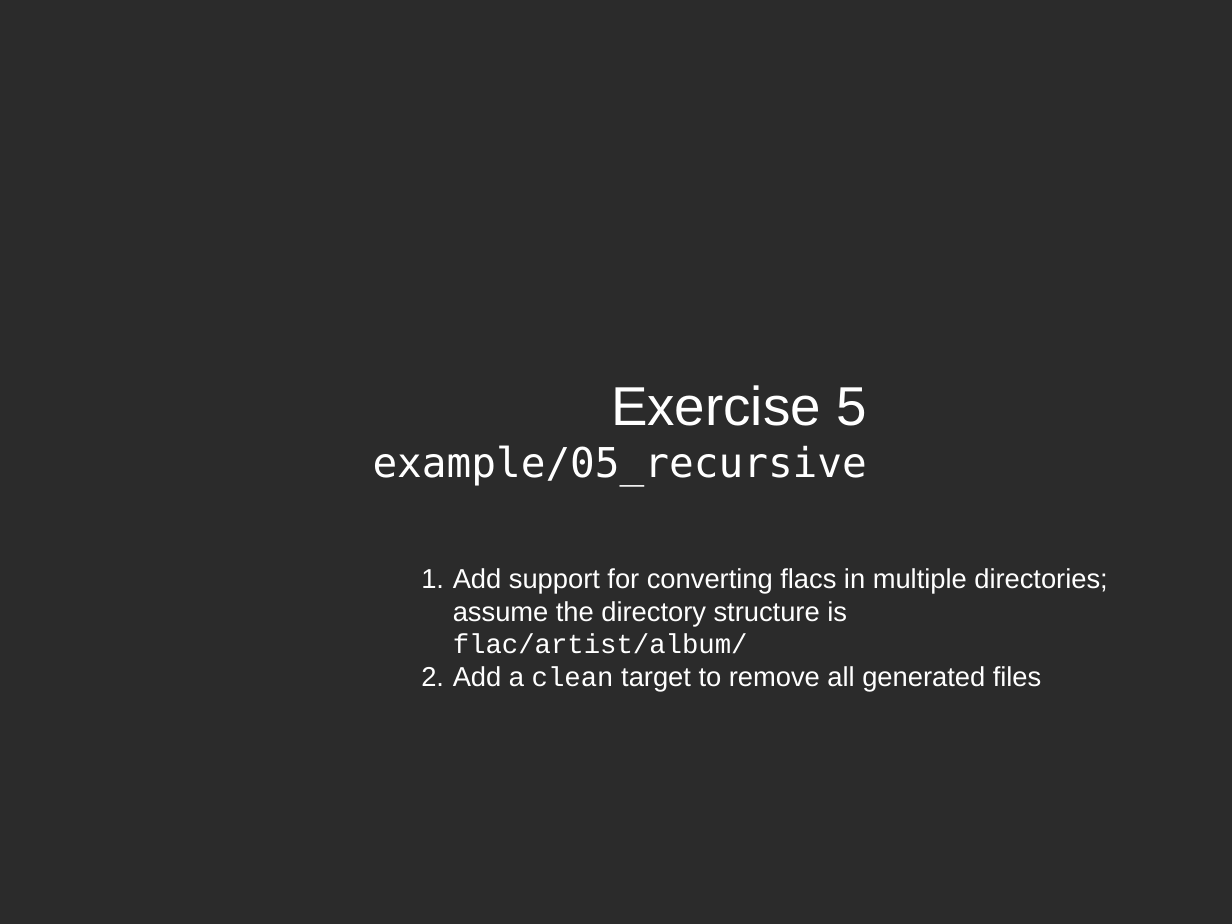
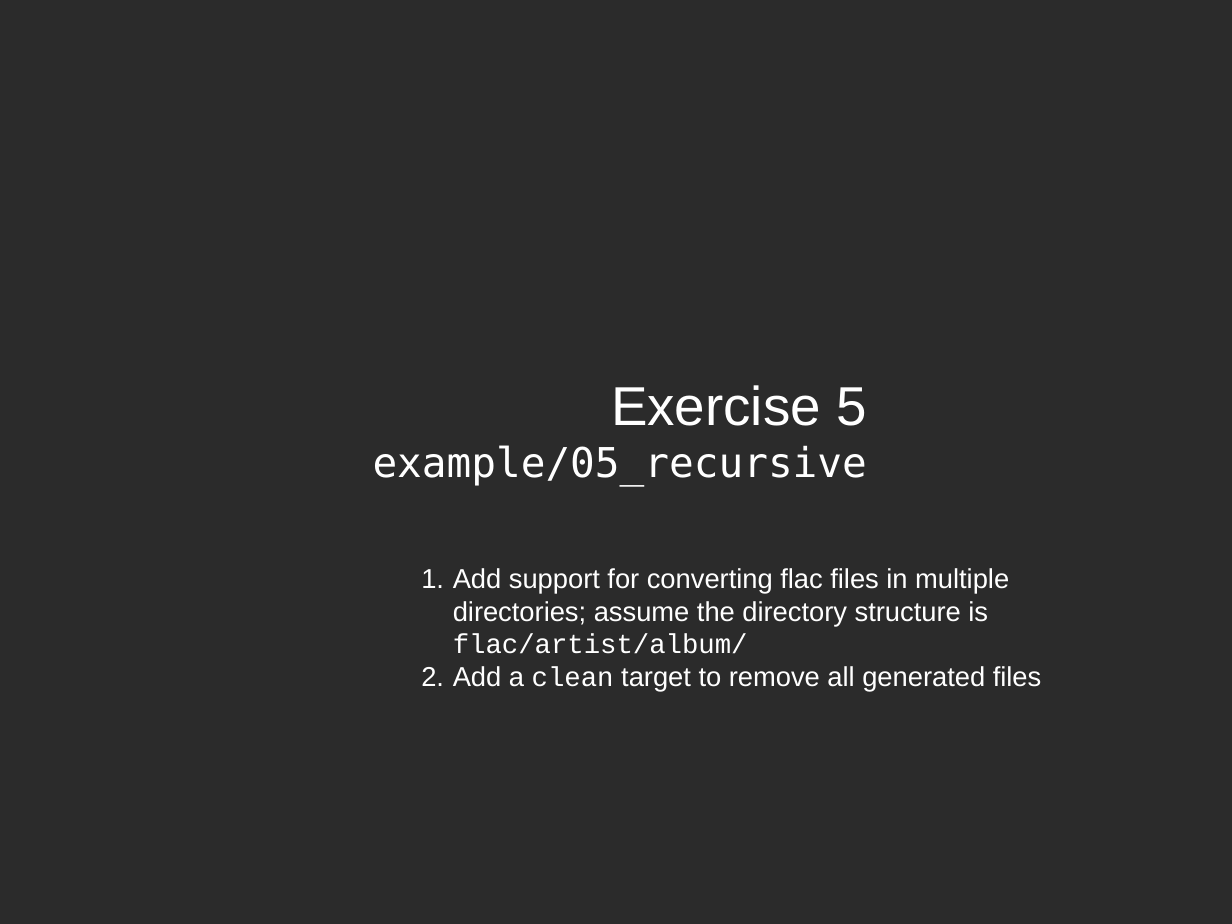
Before and after one commit to fsundermeyer/GNU_make_workshop, a slide deck: slide 44 of Presentation_GNU_make_workshop.odp. Drawn at 1232x924 pixels with LibreOffice and Linux fonts; fonts in the diff are those of the drawing; background and template pictures are left out; a plain dark background stands for a picture behind light text. Boxes give left, top, right and bottom in pixels: in the first picture for what was removed or moved away, otherwise in the second. Text is boxed around its words. In the diff, an @@ line names an element or a change of style, - is before the commit and + after.

Commit message:
Corrected typos

```diff
--- a/Presentation_GNU_make_workshop.odp
+++ b/Presentation_GNU_make_workshop.odp
@@ text at (453,568,1009,654): text changed @@
-1. Add support for converting flacs in multiple directories; assume the directory structure is flac/artist/album/
+1. Add support for converting flac files in multiple directories; assume the directory structure is flac/artist/album/
```
Also in this commit, not shown: 12 other slides changed.
